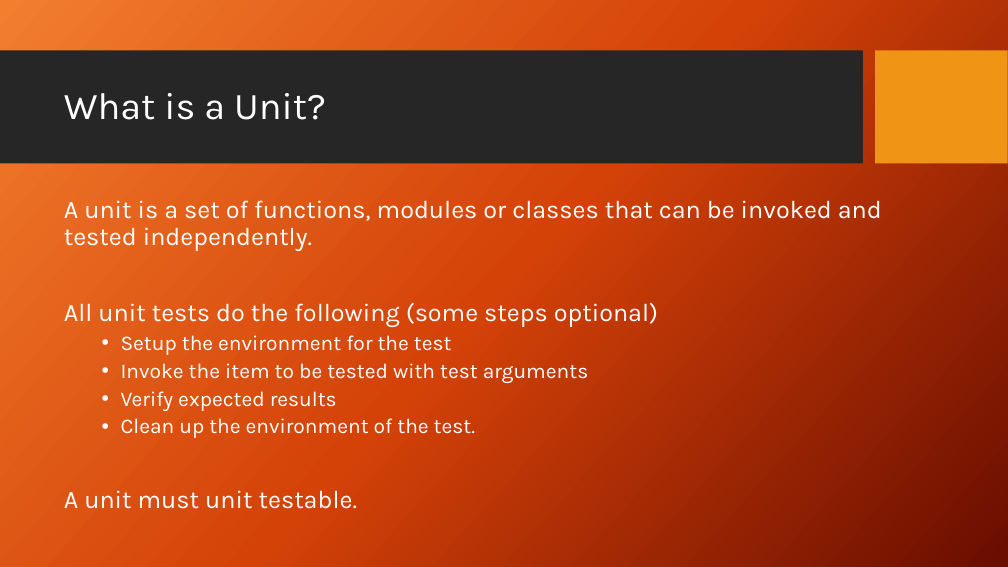
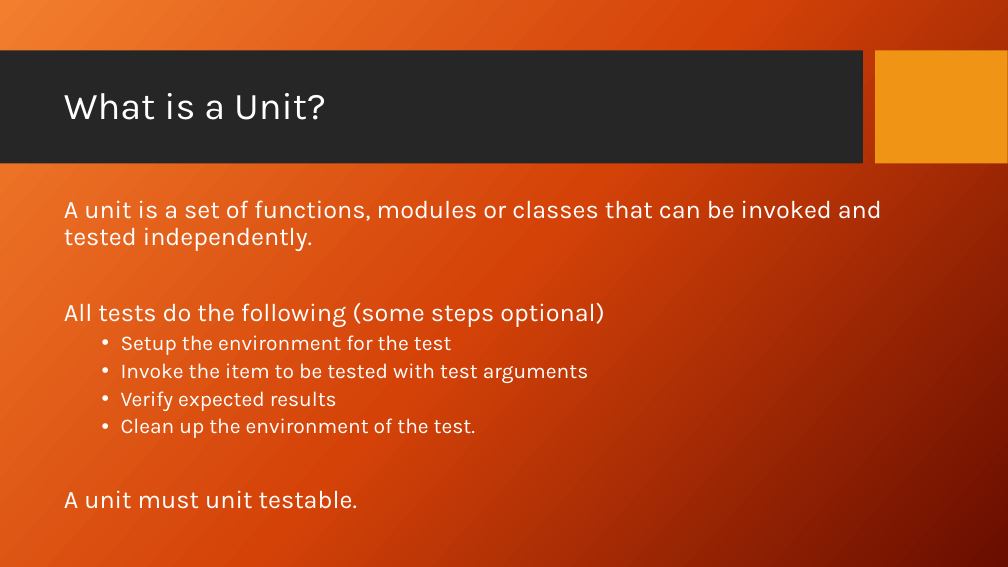
Before and after one commit to PrincetonUniversity/software_testing, a slide deck: slide 4 of UnitTestingSlides.pptx. Drawn at 1008x567 pixels with LibreOffice and Linux fonts; fonts in the diff are those of the drawing; background and template pictures are left out. Boxes give left, top, right and bottom in pixels: in the first picture for what was removed or moved away, otherwise in the second. Text is boxed around its words. In the diff, an @@ line names an element or a change of style, - is before the commit and + after.

```diff
--- a/UnitTestingSlides.pptx
+++ b/UnitTestingSlides.pptx
@@ text at bbox=[64, 303, 604, 327]: text changed @@
-All unit tests do the following (some steps optional)
+All tests do the following (some steps optional)
```
Also in this commit, not shown: 9 other slides changed, 2 slides added, 9 other files.
